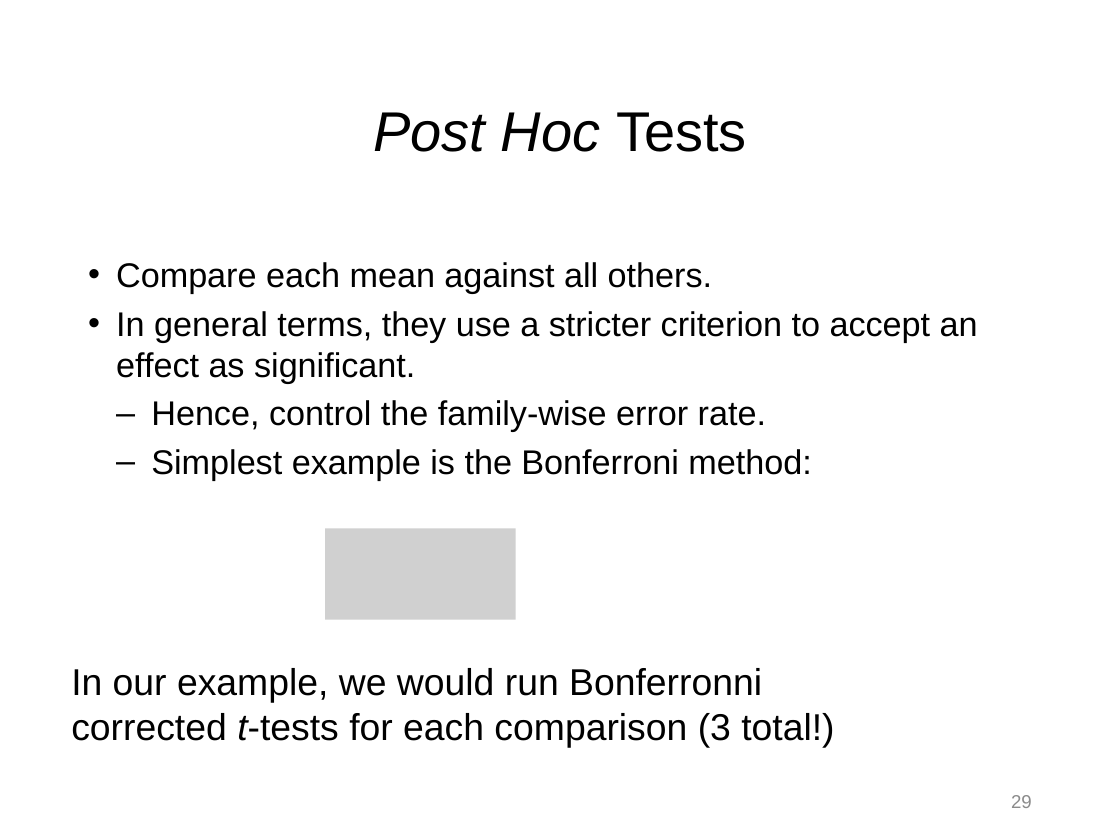
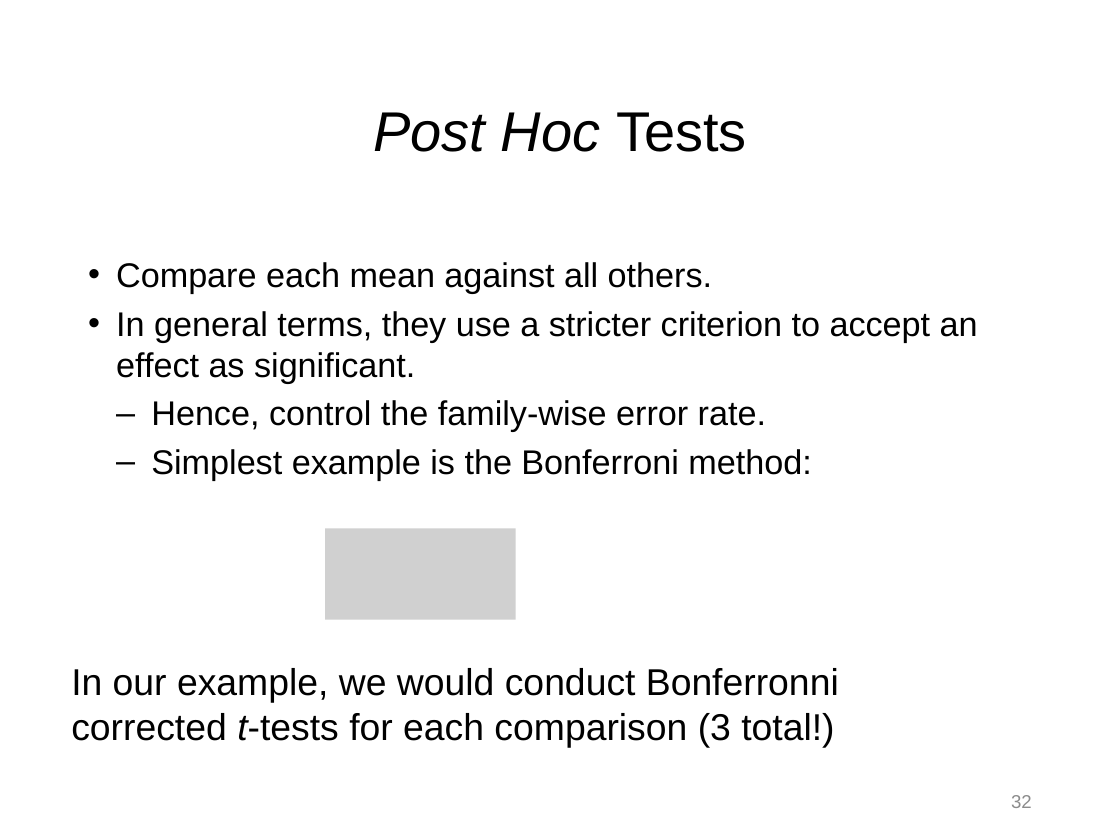
Before and after one commit to npm27/Teaching-Materials, a slide deck: slide 32 of Stats/Slides/5 Chapter 12 Slides.pptx (slide 29 before the commit). Drawn at 1120x840 pixels with LibreOffice and Linux fonts; fonts in the diff are those of the drawing; grey boxes stand for pictures. Boxes give left, top, right and bottom in pixels: in the first picture for what was removed or moved away, otherwise in the second. Text is boxed around its words. In the diff, an @@ line names an element or a change of style, - is before the commit and + after.

```diff
--- a/Stats/Slides/5 Chapter 12 Slides.pptx
+++ b/Stats/Slides/5 Chapter 12 Slides.pptx
@@ text at bbox=[71, 668, 839, 747]: text changed @@
-In our example, we would run Bonferronni corrected t-tests for each comparison (3 total!)
+In our example, we would conduct Bonferronni corrected t-tests for each comparison (3 total!)
@@ page number at bbox=[1011, 795, 1032, 808]: text changed @@
-29
+32
```
Also in this commit, not shown: 20 other slides changed, 3 slides added.
